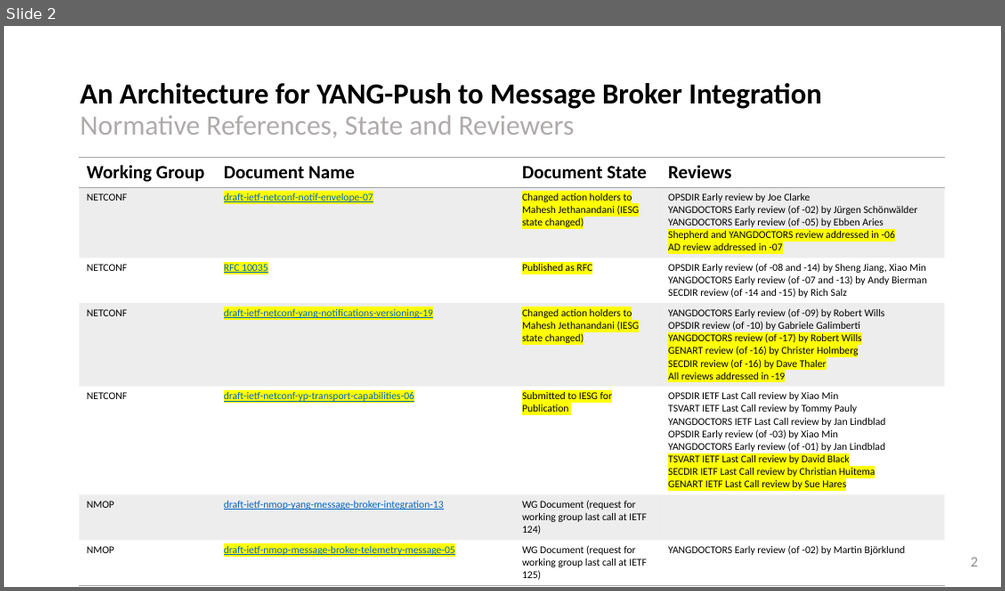
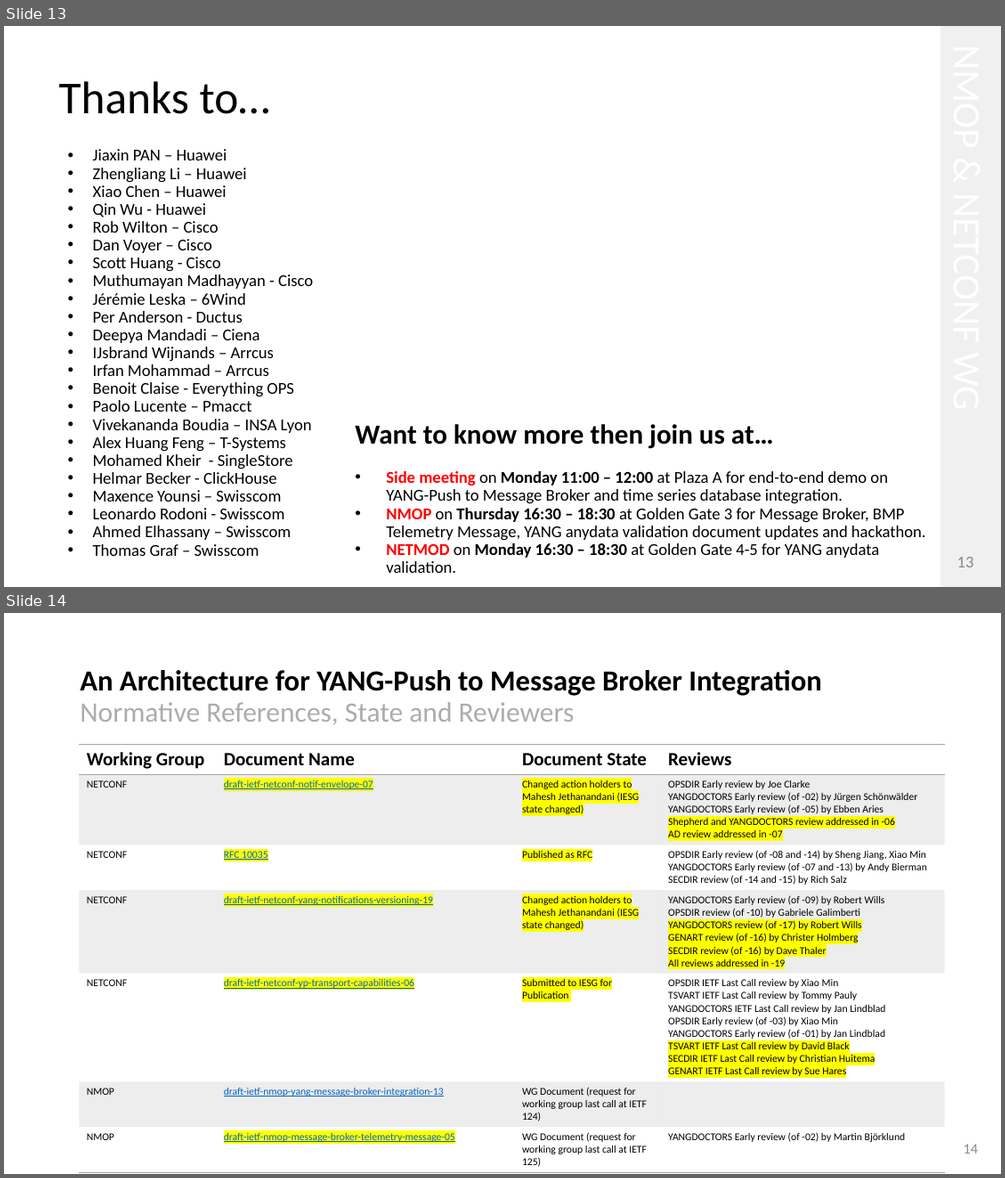
Before and after one commit to network-analytics/ietf-network-analytics-document-status, a slide deck: 127/NMOP/draft-ietf-nmop-yang-message-broker-integration-13.pptx. Shown one above the other, each under a label of ours: slide 2 before the commit, slides 13 and 14 after it. The pictures are 1005x591 and 1005x1178 pixels, drawn with LibreOffice and Linux fonts; fonts in the diff are those of the drawing. Boxes give left, top, right and bottom in pixels: in the first picture for what was removed or moved away, otherwise in the second. Text is boxed around its words. In the diff, an @@ line names an element or a change of style, - is before the commit and + after.

```diff
--- a/127/NMOP/draft-ietf-nmop-yang-message-broker-integration-13.pptx
+++ b/127/NMOP/draft-ietf-nmop-yang-message-broker-integration-13.pptx
@@ slide 13 added at (4, 26, 1001, 587), background #FFFFFF @@
@@ rectangle added at (940, 26, 1001, 587), fill #F1F0F0 @@
@@ title added at (59, 81, 270, 114), 44 pt, text #000000 @@
+Thanks to…
@@ text added at (93, 149, 313, 556), 16 pt, text #000000 @@
+• Jiaxin PAN – Huawei
+• Zhengliang Li – Huawei
+• Xiao Chen – Huawei
+• Qin Wu - Huawei
+• Rob Wilton – Cisco
+• Dan Voyer – Cisco
+• Scott Huang - Cisco
+• Muthumayan Madhayyan - Cisco
+• Jérémie Leska – 6Wind
+• Per Anderson - Ductus
+• Deepya Mandadi – Ciena
+• IJsbrand Wijnands – Arrcus
+• Irfan Mohammad – Arrcus
+• Benoit Claise - Everything OPS
+• Paolo Lucente – Pmacct
+• Vivekananda Boudia – INSA Lyon
+• Alex Huang Feng – T-Systems
+• Mohamed Kheir - SingleStore
+• Helmar Becker - ClickHouse
+• Maxence Younsi – Swisscom
+• Leonardo Rodoni - Swisscom
+• Ahmed Elhassany – Swisscom
+• Thomas Graf – Swisscom
@@ text added at (355, 424, 926, 572), 16 pt, text #000000 @@
+Want to know more then join us at…
+• Side meeting on Monday 11:00 – 12:00 at Plaza A for end-to-end demo on YANG-Push to Message Broker and time series database integration.
+• NMOP on Thursday 16:30 – 18:30 at Golden Gate 3 for Message Broker, BMP Telemetry Message, YANG anydata validation document updates and hackathon.
+• NETMOD on Monday 16:30 – 18:30 at Golden Gate 4-5 for YANG anydata validation.
@@ page number added at (957, 556, 974, 567), 16 pt, text #888888 @@
+13
@@ what was slide 2 is now slide 14 @@
@@ page number at (963, 1143, 979, 1153): text changed @@
-2
+14
```
Also in this commit, not shown: 12 other slides added, 1 slide removed, 1 other file.
